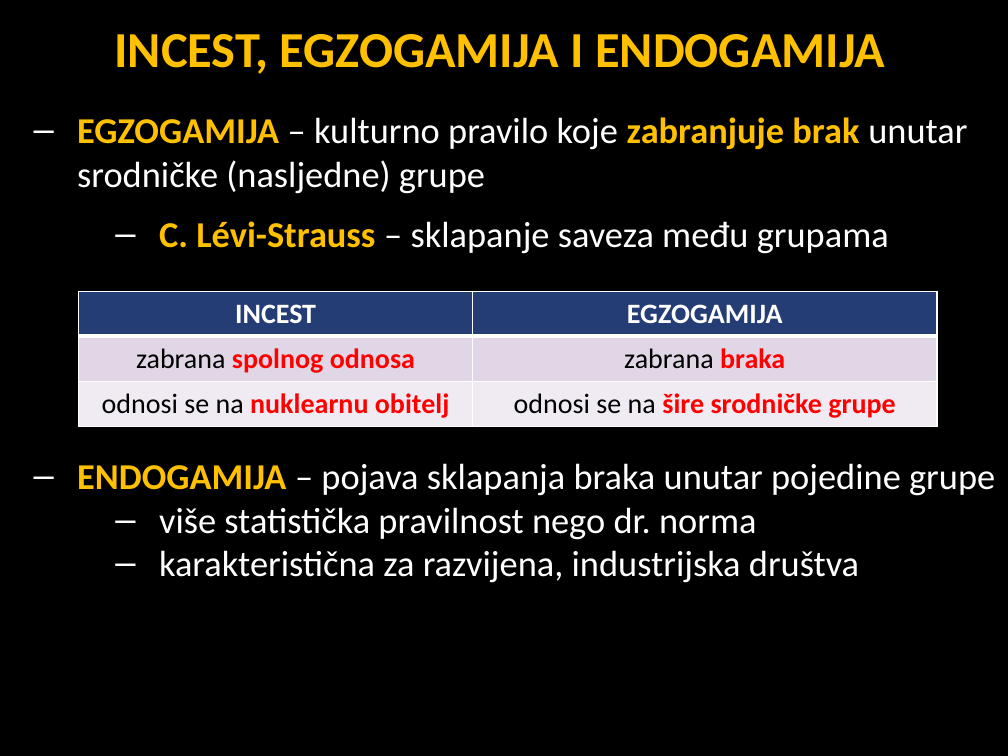
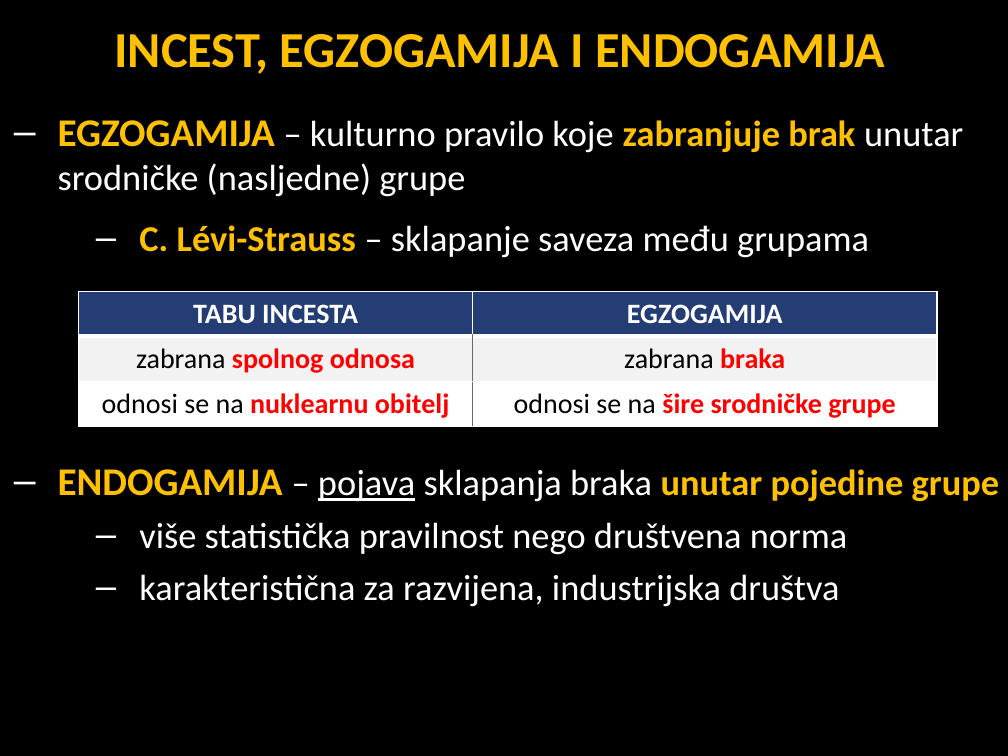
Before and after one commit to srednja-skola/sociologija, a slide deck: slide 15 of data/pptx/007_Obitelj_brak_i_srodstvo.pptx (slide 16 before the commit). Drawn at 1008x756 pixels with LibreOffice and Linux fonts; fonts in the diff are those of the drawing. Boxes give left, top, right and bottom in pixels: in the first picture for what was removed or moved away, otherwise in the second. Text is boxed around its words. In the diff, an @@ line names an element or a change of style, - is before the commit and + after.

```diff
--- a/data/pptx/007_Obitelj_brak_i_srodstvo.pptx
+++ b/data/pptx/007_Obitelj_brak_i_srodstvo.pptx
@@ text "EGZOGAMIJA – kulturno pravilo koje ...": place and size @@
-text "EGZOGAMIJA – kulturno pravilo koje ..." at box(77, 117, 995, 583)
+text "EGZOGAMIJA – kulturno pravilo koje ..." at box(58, 120, 999, 607)
@@ text at box(58, 120, 999, 607): size 26 to 28 pt in "EGZOGAMIJA", "ENDOGAMIJA"; text colour #FFFFFF to #FFC000, bold on in "unutar pojedine grupe"; underline on in "pojava"; more space between paragraphs @@
@@ table at box(79, 291, 937, 426) @@
-row 1, column 1: INCEST
+row 1, column 1: TABU INCESTA
@@ fill #E0D7E7 to #F2F2F2 in row 2 @@
@@ fill #F0ECF3 to #FFFFFF in row 3 @@
@@ borders changed @@
@@ text at box(139, 522, 847, 555): text changed @@
-  – više statistička pravilnost nego dr. norma
+  – više statistička pravilnost nego društvena norma
```
Also in this commit, not shown: 10 other slides changed, 1 slide added.
